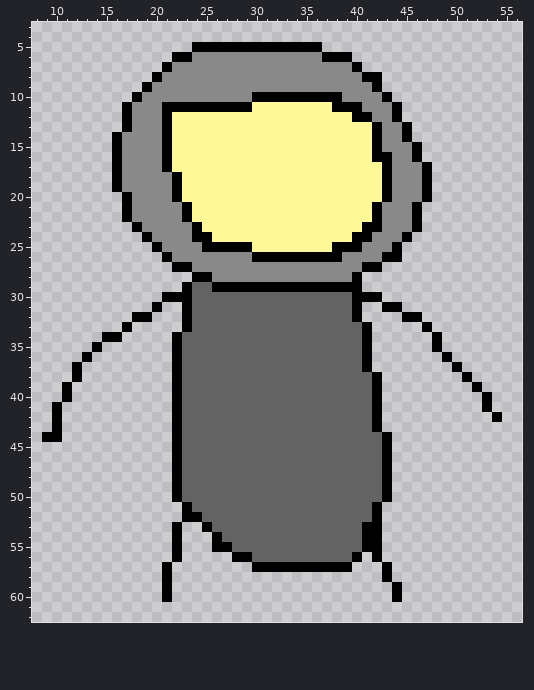
Pixel-art sprite, stored at project/sprites/s_player/layers/b8038cf4-df61-4650-9a79-02a530e8fea1/894b07fa-ba0c-47ca-8ab4-18d993303c23.png. This is how it looked before the edit.
The file is 64x64 pixels. Shown: x 8..56, y 3..62.
After:
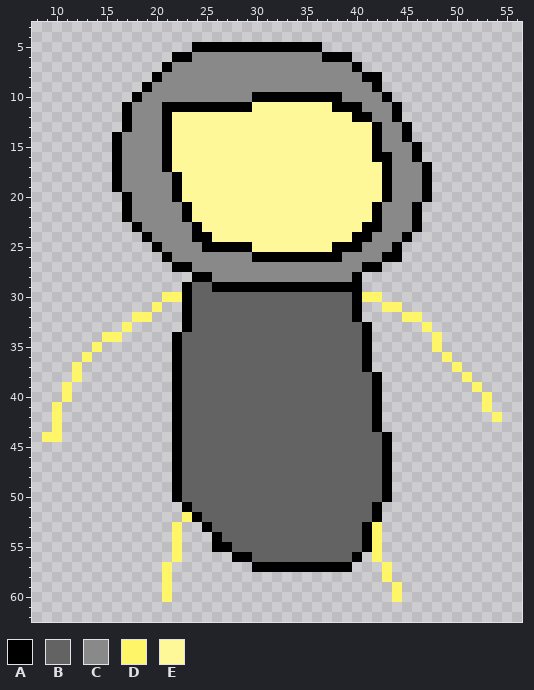
Palette (. is transparent): A #000000  B #636363  C #898989  D #fff568  E #fff899
Change:
y 30: x 21..22 AA -> DD; x 41..42 AA -> DD
y 31: x 20 A -> D; x 43..44 AA -> DD
y 32: x 18..19 AA -> DD; x 45..46 AA -> DD
y 33: x 17 A -> D; x 47 A -> D
y 34: x 15..16 AA -> DD; x 48 A -> D
y 35: x 14 A -> D; x 48 A -> D
y 36: x 13 A -> D; x 49 A -> D
y 37: x 12 A -> D; x 50 A -> D
y 38: x 12 A -> D; x 51 A -> D
y 39: x 11 A -> D; x 52 A -> D
y 40: x 11 A -> D; x 53 A -> D
y 41: x 10 A -> D; x 53 A -> D
y 42: x 10 A -> D; x 54 A -> D
y 43: x 10 A -> D
y 44: x 9..10 AA -> DD
y 52: x 23 A -> D
y 53..56: x 22 A -> D; x 42 A -> D
y 57..58: x 21 A -> D; x 43 A -> D
y 59..60: x 21 A -> D; x 44 A -> D
Where, in picture pixels (left, top, right, bottom), the same in both pictures:
changed: (42, 292, 182, 442)
changed: (362, 292, 502, 422)
changed: (162, 512, 192, 602)
changed: (372, 522, 402, 602)
